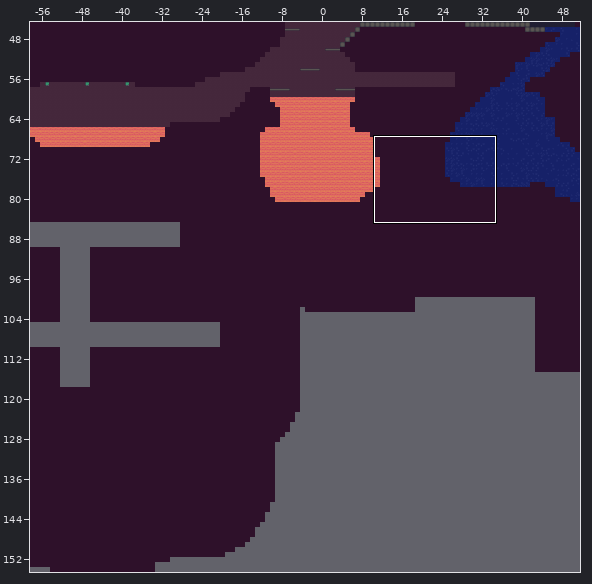
Tiled map -- web/public/assets/map1.tmx. The first picture is a wide view before the edit; the outline marks the close-up.
Close-up. Before the commit:
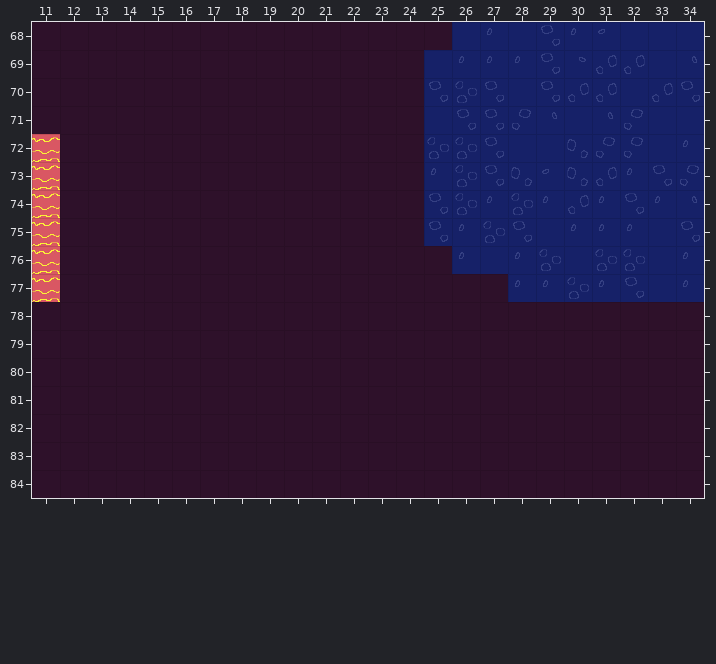
Cells are 32x32 px. Shown: x 11..34, y 68..84. The commit also changed other parts of the map, which this record leaves out.
Now the later version:
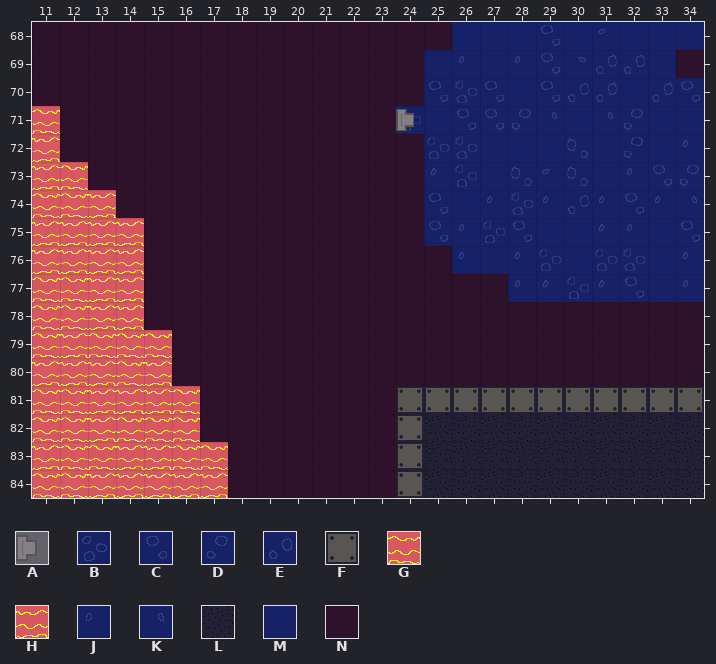
Key: from "main_tiles": A 3 "nonsolid", B 9 "nonsolid", C 10 "nonsolid", D 10 flipped left-right "nonsolid", E 10 turned 90 "nonsolid", F 11, G 17 "nonsolid", H 17 flipped left-right "nonsolid", J 18 "nonsolid", K 18 flipped left-right "nonsolid", L 24, M 26 "nonsolid"; from "world_properties": N 16.
_ is an empty cell.
Tiles replaced or removed in this view: B, C, D, E, H, J, K, N.
From old to new:
Changed rows in their new state; . is an unchanged cell.
Layer "Background":
first column x 24:
71 B
first column x 25:
82 LLLLLLLLLL
83 LLLLLLLLLL
84 LLLLLLLLLL
Layer "Main":
first column x 11:
68 ................M..M....
69 ................M......N
71 G............A..........
72 ................M...M...
73 .G..............M...M...
74 GGH............M........
75 .HHH...............M....
76 .HHH....................
77 GGHH....................
78 GGHH....................
79 GHGGG...................
80 HHHGH...................
81 GGHHHG.......FFFFFFFFFFF
82 GGHGGG.......F__________
83 HGGHHGG......F__________
84 GGHHHHH......F__________
